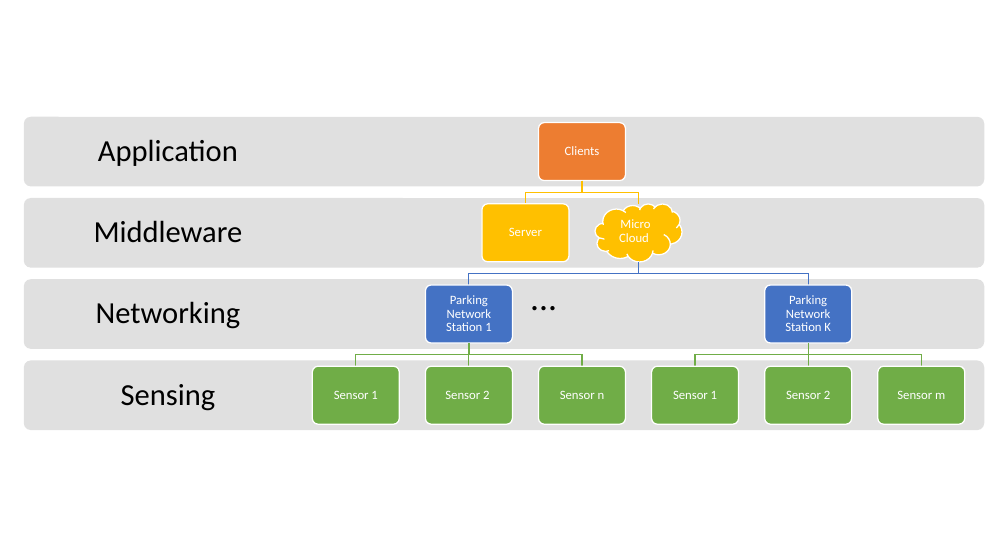
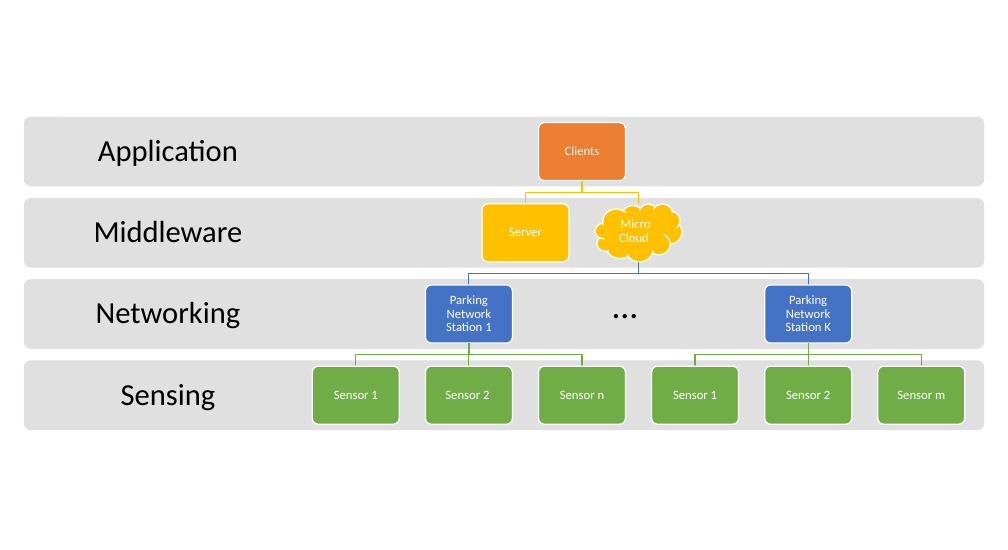
Before and after one commit to kargaranamir/Software-Architecture-992, a slide deck: slide 1 of LaTeX Files/parking_layer.pptx. Drawn at 1008x550 pixels with LibreOffice and Linux fonts; fonts in the diff are those of the drawing. Boxes give left, top, right and bottom in pixels: in the first picture for what was removed or moved away, otherwise in the second. Text is boxed around its words. In the diff, an @@ line names an element or a change of style, - is before the commit and + after.

```diff
--- a/LaTeX Files/parking_layer.pptx
+++ b/LaTeX Files/parking_layer.pptx
@@ text "...": place and size @@
-text "..." at bbox=[521, 270, 575, 323]
+text "..." at bbox=[603, 279, 657, 332]
```
Also in this commit, not shown: 1 other file.
